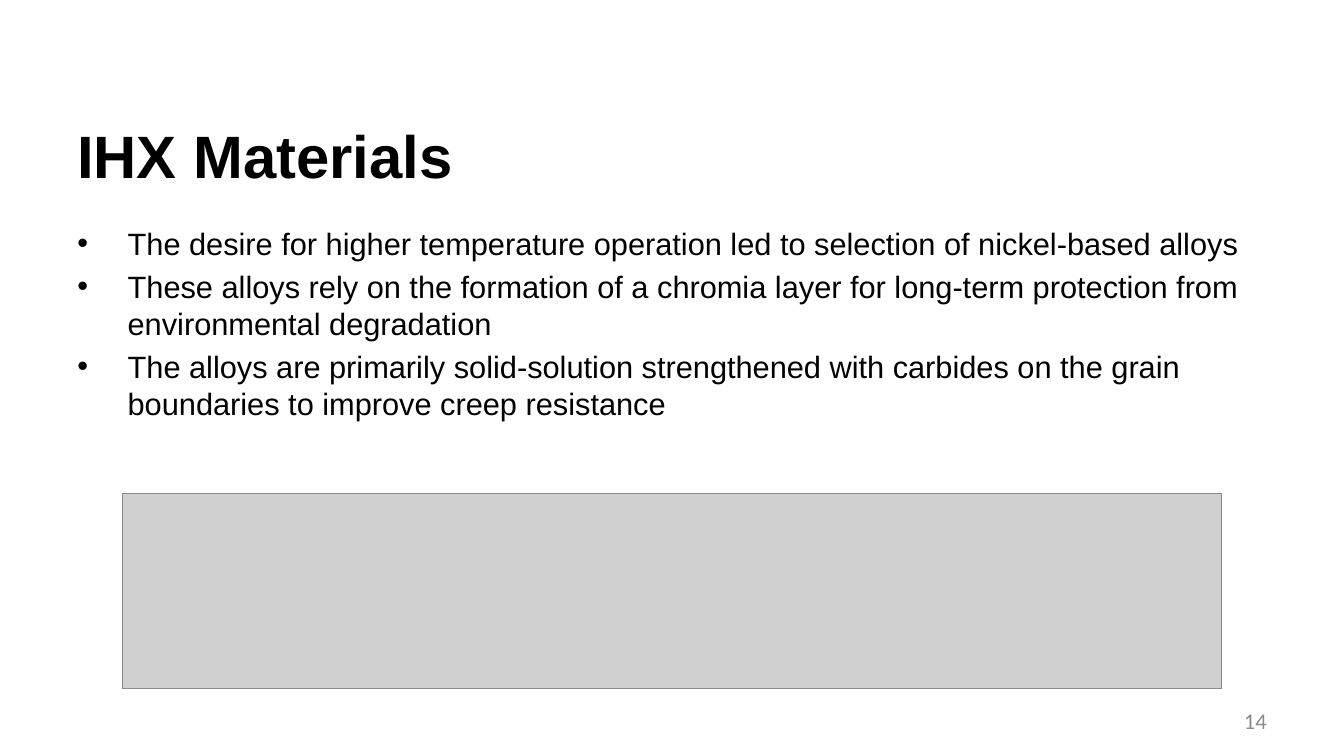
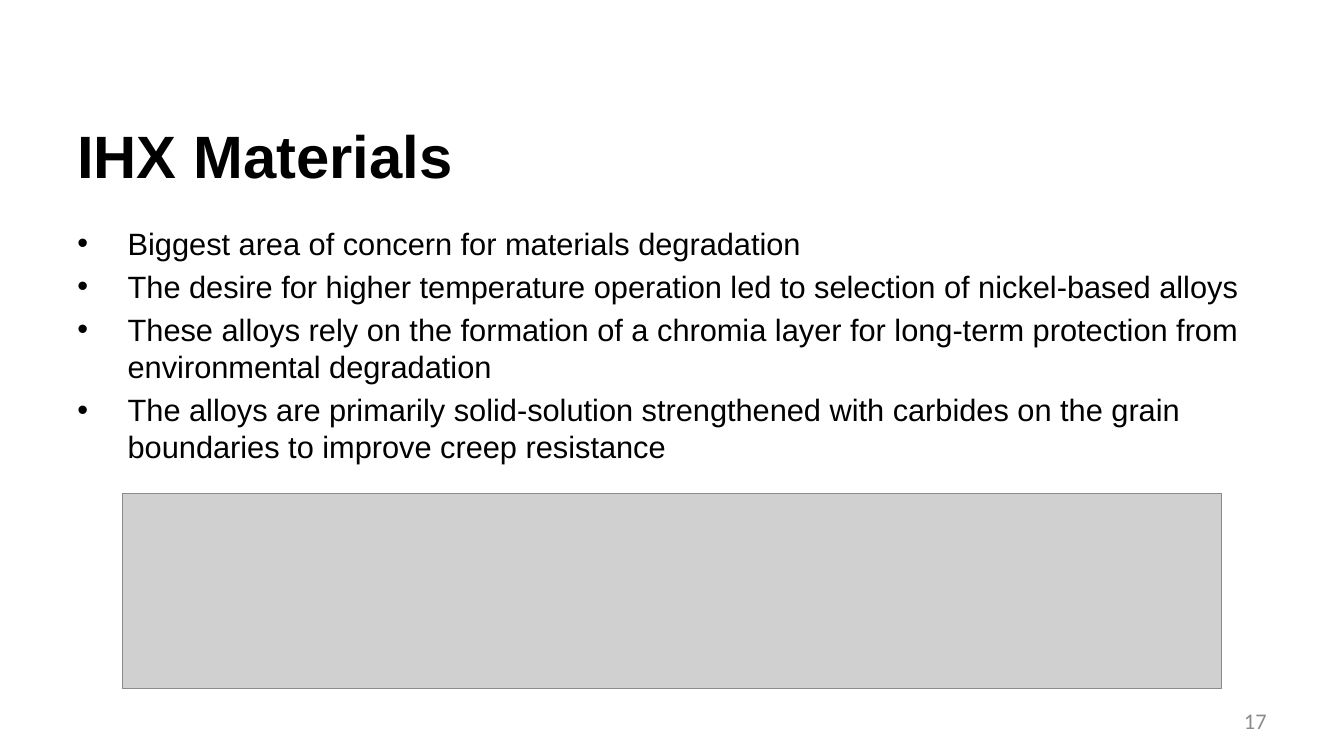
Before and after one commit to benbeeler/TEACHING, a slide deck: slide 17 of Advanced Reactor Materials/Fall2026/Lec6_TRISO.pptx (slide 14 before the commit). Drawn at 1344x756 pixels with LibreOffice and Linux fonts; fonts in the diff are those of the drawing; grey boxes stand for pictures; background and template pictures are left out. Boxes give left, top, right and bottom in pixels: in the first picture for what was removed or moved away, otherwise in the second. Text is boxed around its words. In the diff, an @@ line names an element or a change of style, - is before the commit and + after.

```diff
--- a/Advanced Reactor Materials/Fall2026/Lec6_TRISO.pptx
+++ b/Advanced Reactor Materials/Fall2026/Lec6_TRISO.pptx
@@ text at <box>128,232,800,261</box>: paragraph added @@
+• Biggest area of concern for materials degradation
@@ page number at <box>1244,714,1267,729</box>: text changed @@
-14
+17
```
Also in this commit, not shown: 15 other slides changed, 5 slides added, 13 slides removed, 4 other files.
